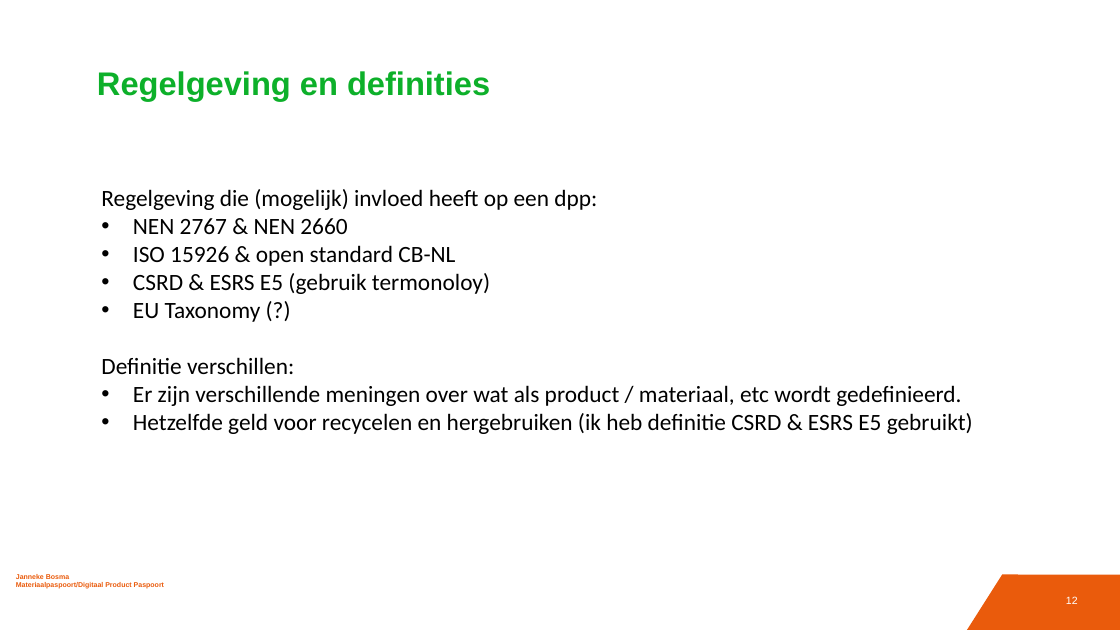
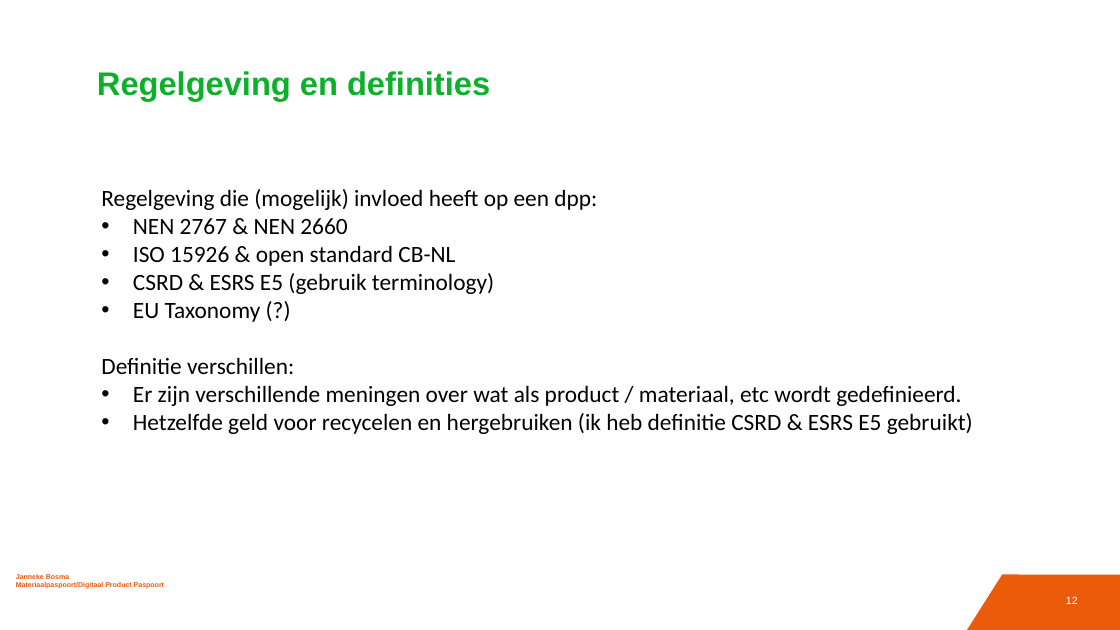
Before and after one commit to JannekeBosma/DPP, a slide deck: slide 12 of ValidationtoolExplanation/NL - Deel 1 Uitleg DPP en validatietool.pptx. Drawn at 1120x630 pixels with LibreOffice and Linux fonts; fonts in the diff are those of the drawing. Boxes give left, top, right and bottom in pixels: in the first picture for what was removed or moved away, otherwise in the second. Text is boxed around its words. In the diff, an @@ line names an element or a change of style, - is before the commit and + after.

```diff
--- a/ValidationtoolExplanation/NL - Deel 1 Uitleg DPP en validatietool.pptx
+++ b/ValidationtoolExplanation/NL - Deel 1 Uitleg DPP en validatietool.pptx
@@ text at (133, 273, 494, 294): text changed @@
-• CSRD & ESRS E5 (gebruik termonoloy)
+• CSRD & ESRS E5 (gebruik terminology)
```
